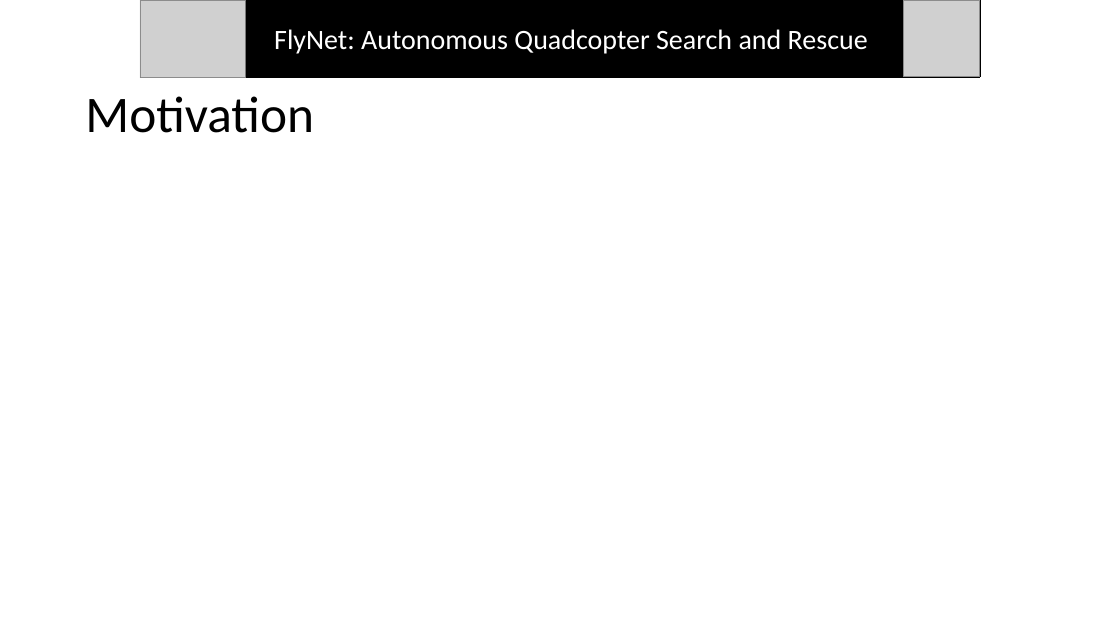
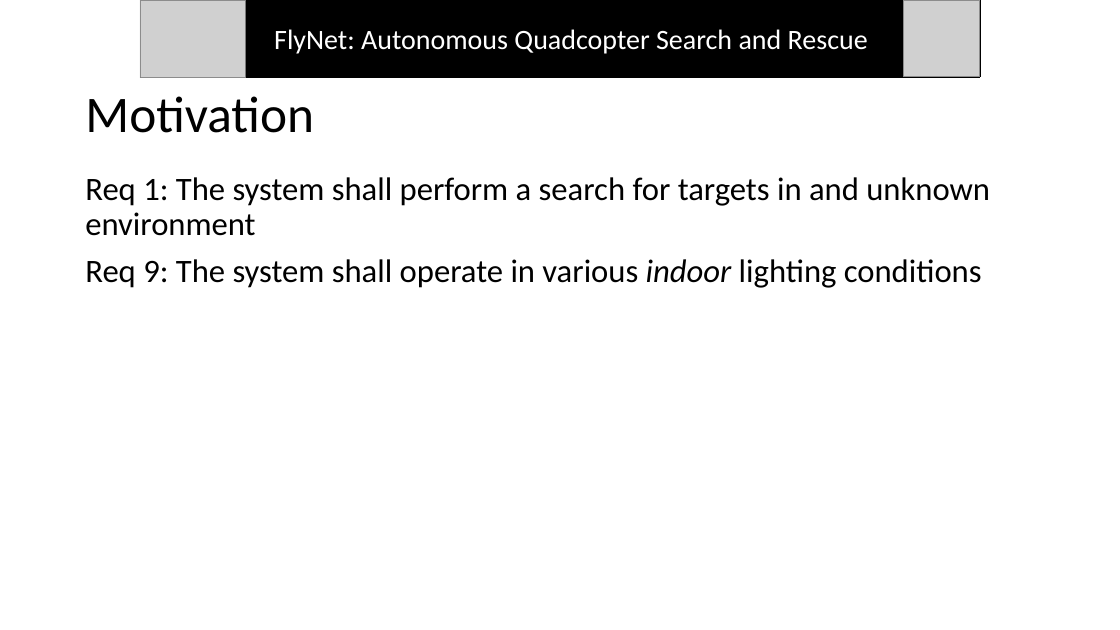
Before and after one commit to dtbinh/FlyNet, a slide deck: slide 2 of Presentations/Mid Semester Review/Individual_Slides/Bryce/Presentation1.pptx. Drawn at 1120x630 pixels with LibreOffice and Linux fonts; fonts in the diff are those of the drawing; grey boxes stand for pictures. Boxes give left, top, right and bottom in pixels: in the first picture for what was removed or moved away, otherwise in the second. Text is boxed around its words. In the diff, an @@ line names an element or a change of style, - is before the commit and + after.

```diff
--- a/Presentations/Mid Semester Review/Individual_Slides/Bryce/Presentation1.pptx
+++ b/Presentations/Mid Semester Review/Individual_Slides/Bryce/Presentation1.pptx
@@ text added at (85, 177, 990, 288), 28 pt, text #000000 @@
+Req 1: The system shall perform a search for targets in and unknown environment
+Req 9: The system shall operate in various indoor lighting conditions
```
Also in this commit, not shown: 2 other slides changed, 1 slide added.
